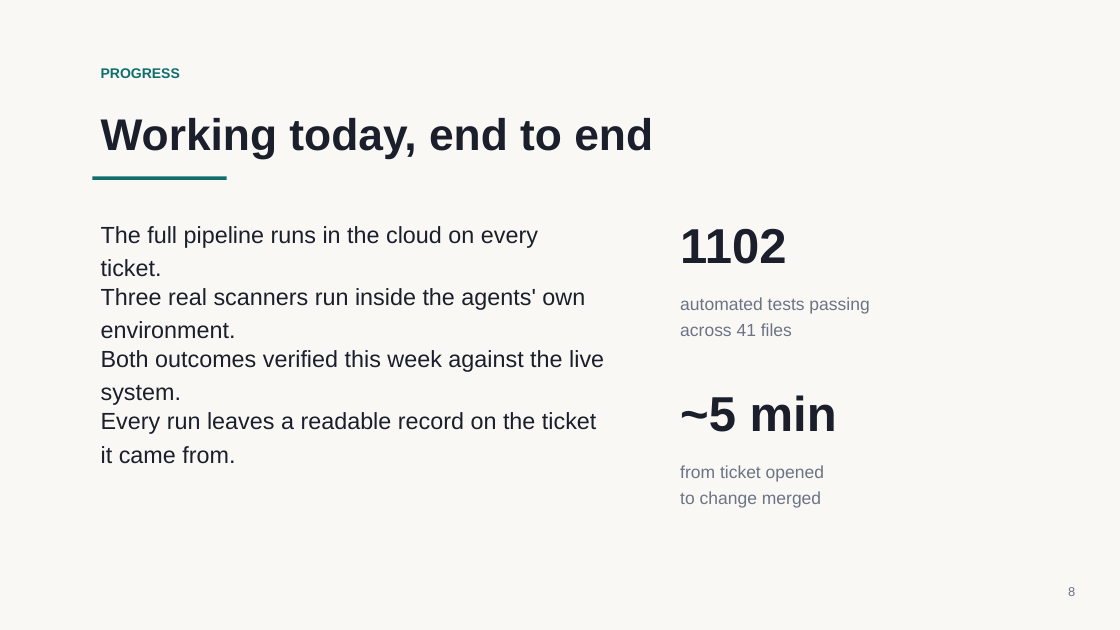
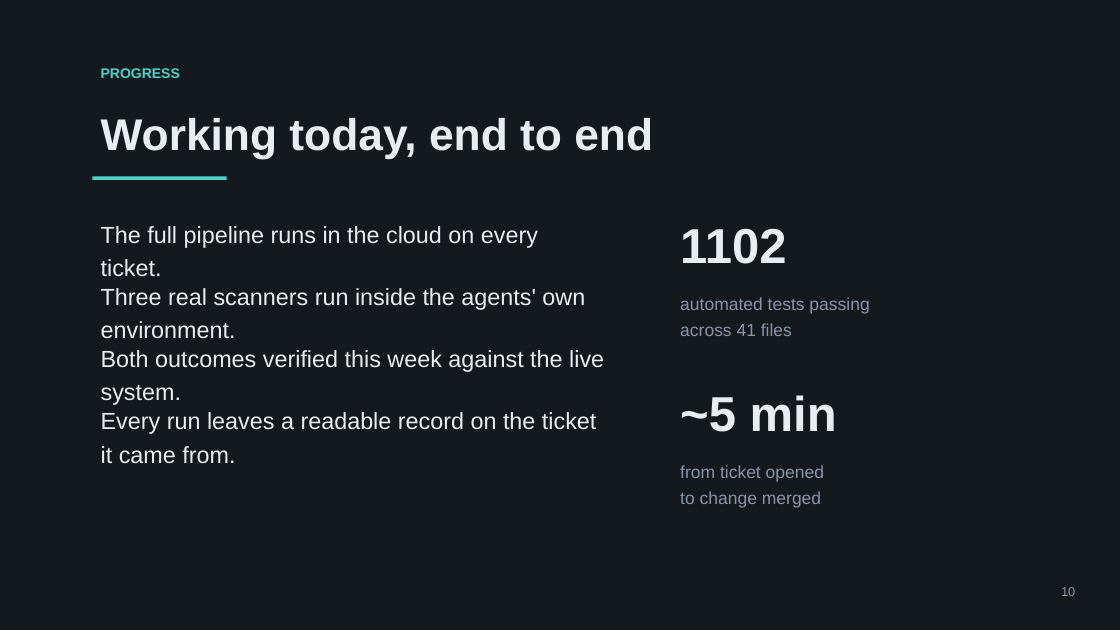
Before and after one commit to mohamedsorour1998/TheAgentOrg, a slide deck: slide 10 of docs/pitch/TheAgentOrg-prefinal.pptx (slide 8 before the commit). Drawn at 1120x630 pixels with LibreOffice and Linux fonts; fonts in the diff are those of the drawing. Boxes give left, top, right and bottom in pixels: in the first picture for what was removed or moved away, otherwise in the second. Text is boxed around its words. In the diff, an @@ line names an element or a change of style, - is before the commit and + after.

```diff
--- a/docs/pitch/TheAgentOrg-prefinal.pptx
+++ b/docs/pitch/TheAgentOrg-prefinal.pptx
@@ rectangle at [0,0,1120,630]: fill #FAF8F5 to #14181F @@
@@ text "PROGRESS" at [101,68,180,78]: text colour #0F6E6E to #4FD1C5 @@
@@ rectangle at [92,176,227,180]: fill #0F6E6E to #4FD1C5 @@
@@ text "automated tests passing" at [680,297,869,336]: text colour #6B7485 to #8A94A6 @@
@@ text colour #1A1F2B to #E8EDF4 in 7 elements at [101,118,653,159], [101,226,538,277], [101,288,585,339], [101,350,604,405], [101,412,596,463], [680,228,786,264], [680,395,837,432] @@
@@ text "from ticket opened" at [680,465,824,508]: text colour #6B7485 to #8A94A6 @@
@@ text at [1061,587,1075,596]: text changed; text colour #6B7485 to #8A94A6 @@
-8
+10
```
Also in this commit, not shown: 12 other slides changed, 2 slides added, 10 other files.
